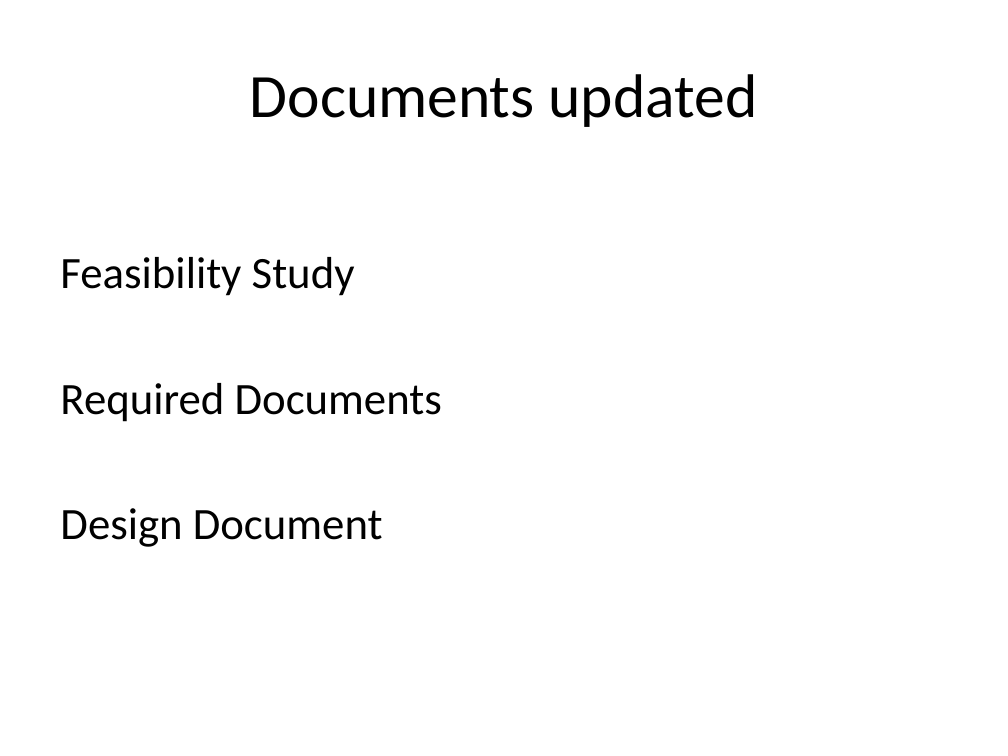
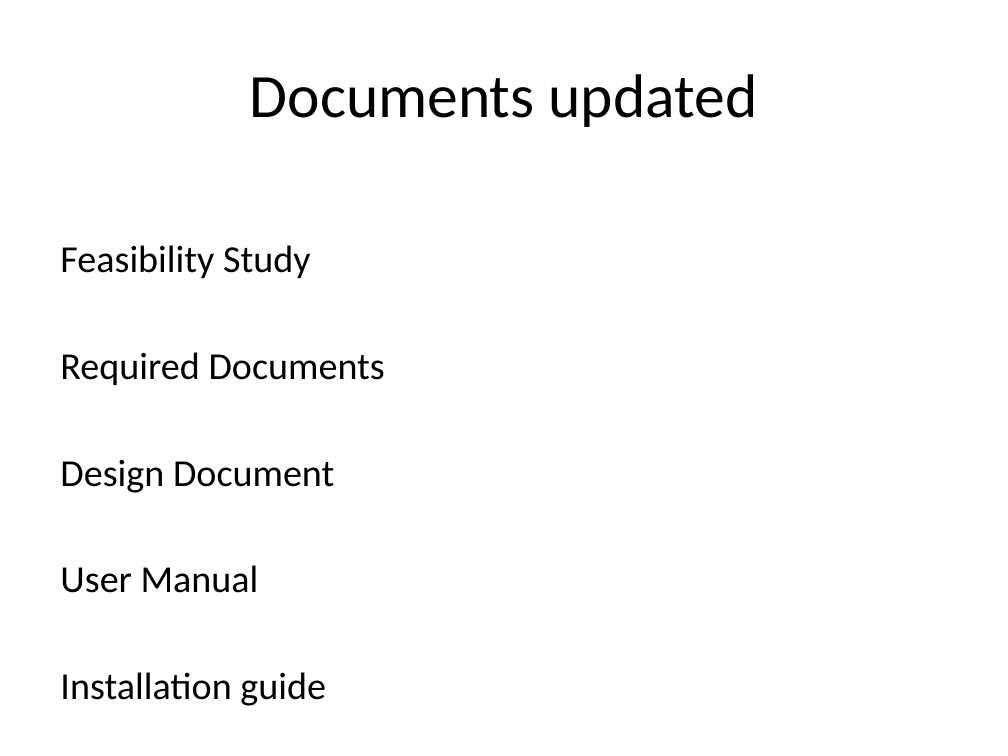
Before and after one commit to FIU-SCIS-Senior-Project-2015-Spring/Designer-Drugs-Database-App, a slide deck: slide 13 of Presentation Slides/Presentation 5.pptx. Drawn at 1008x756 pixels with LibreOffice and Linux fonts; fonts in the diff are those of the drawing. Boxes give left, top, right and bottom in pixels: in the first picture for what was removed or moved away, otherwise in the second. Text is boxed around its words. In the diff, an @@ line names an element or a change of style, - is before the commit and + after.

```diff
--- a/Presentation Slides/Presentation 5.pptx
+++ b/Presentation Slides/Presentation 5.pptx
@@ text at box(60, 245, 385, 493): size 32 to 27.2 pt in "Feasibility Study", "Required Documents", "Design Document" @@
@@ text at box(60, 565, 326, 706): paragraphs added @@
+User Manual
+Installation guide
```
Also in this commit, not shown: 4 other slides changed, 1 slide removed, 8 other files.
